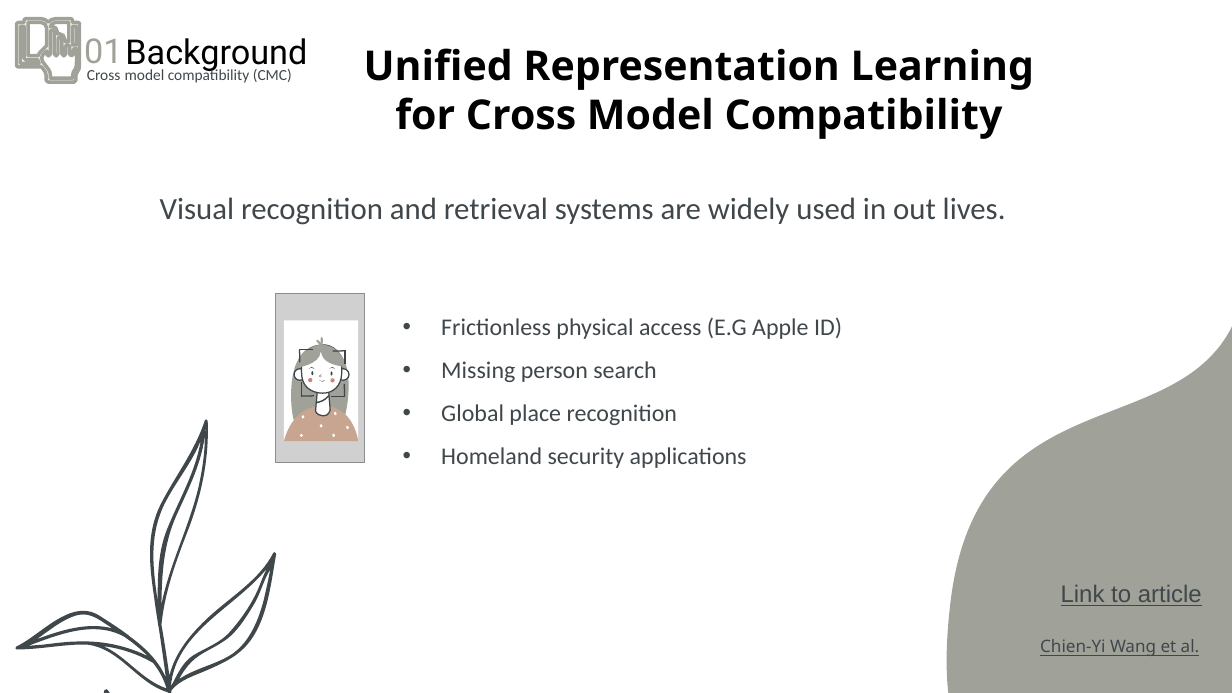
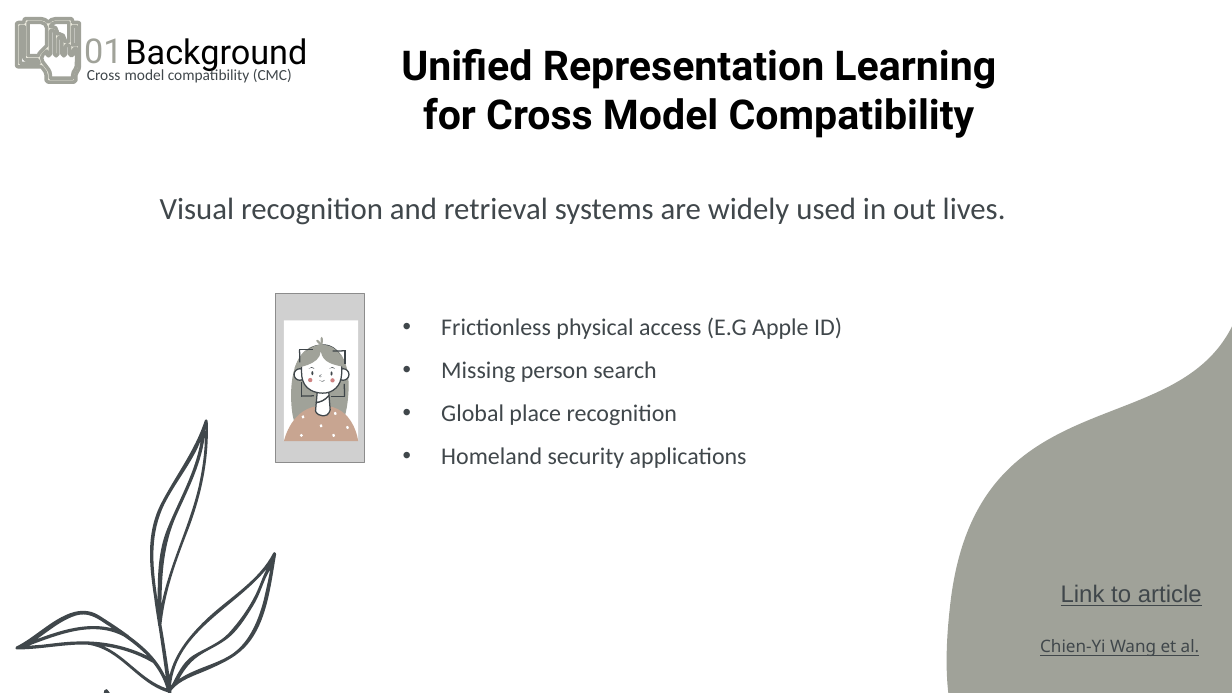
Before and after one commit to kariander1/FaceRecognition, a slide deck: slide 10 of Final Presentation.pptx. Drawn at 1232x693 pixels with LibreOffice and Linux fonts; fonts in the diff are those of the drawing; grey boxes stand for pictures. Boxes give left, top, right and bottom in pixels: in the first picture for what was removed or moved away, otherwise in the second. Text is boxed around its words. In the diff, an @@ line names an element or a change of style, - is before the commit and + after.

```diff
--- a/Final Presentation.pptx
+++ b/Final Presentation.pptx
@@ subtitle "Unified Representation Learning" at <box>401,48,996,138</box>: font Noto Sans to Roboto @@
```
Also in this commit, not shown: 16 other slides changed.
